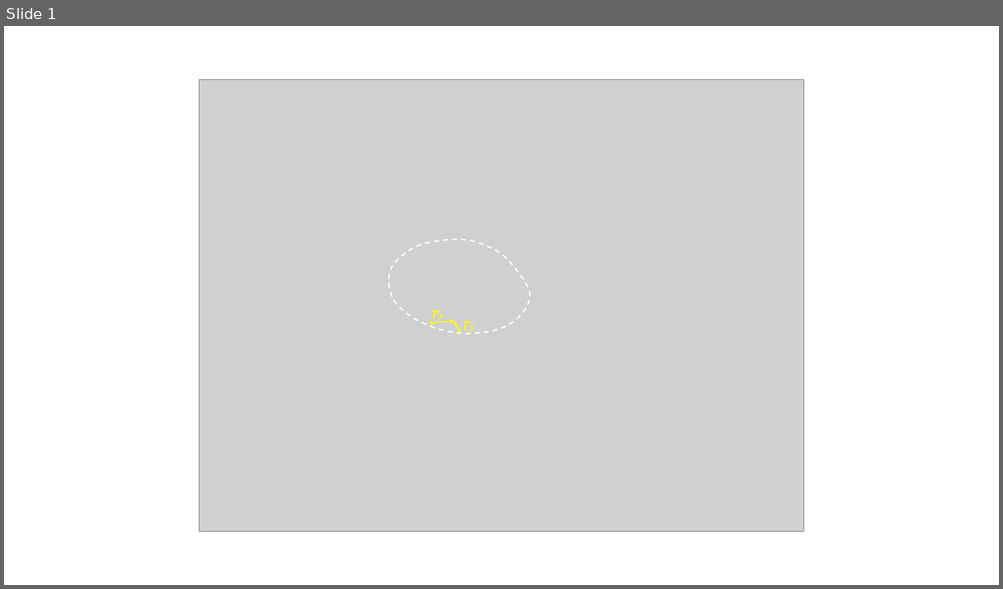
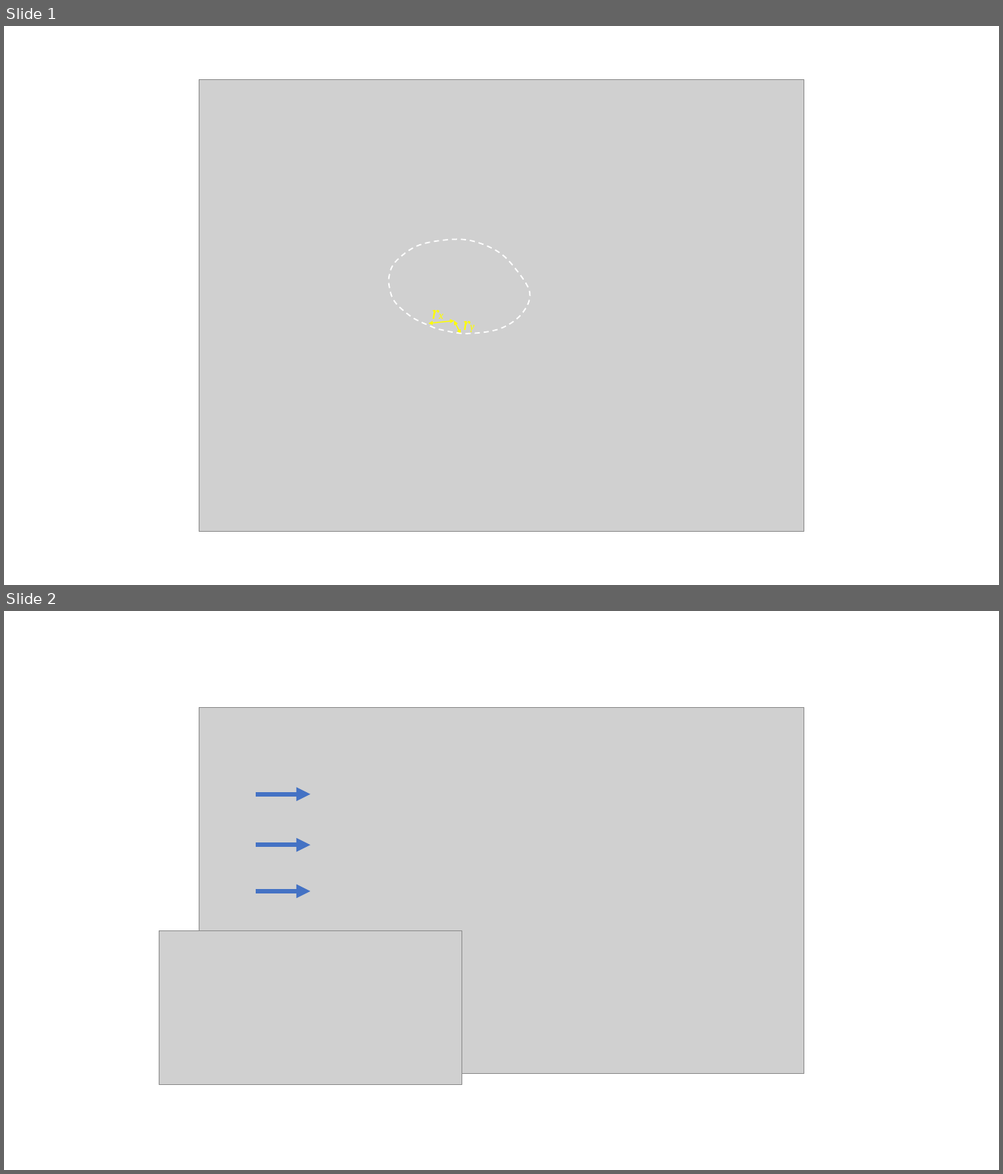
Before and after one commit to fengyanshi/NHWAVE_IBM, a slide deck: WIKI/images/draw.pptx. Shown one above the other, each under a label of ours: slide 1 before the commit, slides 1 and 2 after it. The pictures are 1003x589 and 1003x1174 pixels, drawn with LibreOffice and Linux fonts; fonts in the diff are those of the drawing; grey boxes stand for pictures. Boxes give left, top, right and bottom in pixels: in the first picture for what was removed or moved away, otherwise in the second. Text is boxed around its words. In the diff, an @@ line names an element or a change of style, - is before the commit and + after.

```diff
--- a/WIKI/images/draw.pptx
+++ b/WIKI/images/draw.pptx
@@ slide 2 added at [4,611,999,1170], background #FFFFFF @@
@@ picture added at [199,707,804,1074] @@
@@ arrow added from (256, 795) to (310, 795), #4472C4 4.5 pt @@
@@ arrow added from (256, 846) to (310, 846), #4472C4 4.5 pt @@
@@ arrow added from (256, 891) to (310, 891), #4472C4 4.5 pt @@
@@ picture added at [159,931,462,1085] @@
```
Also in this commit, not shown: 11 other files.
